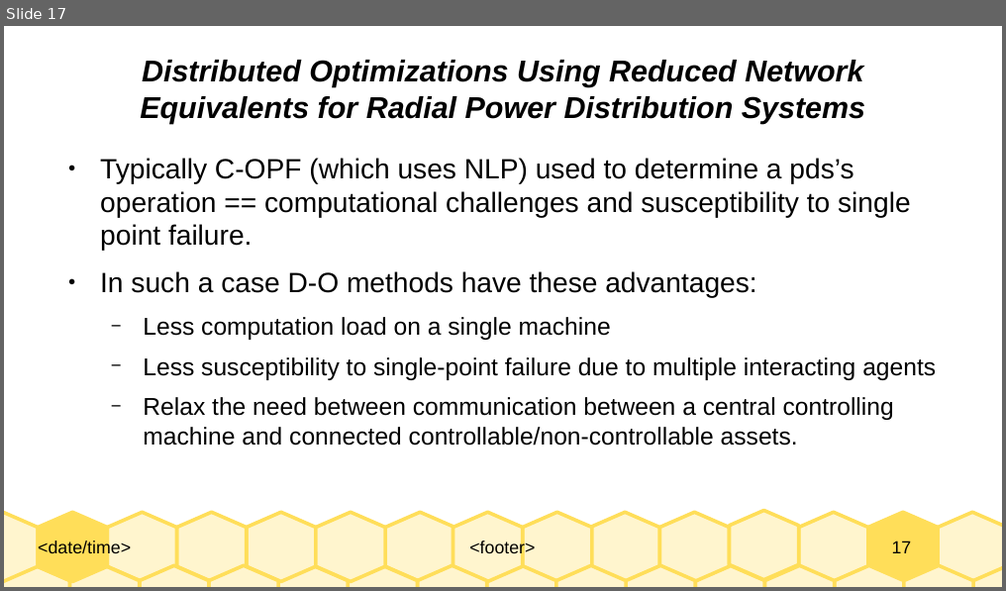
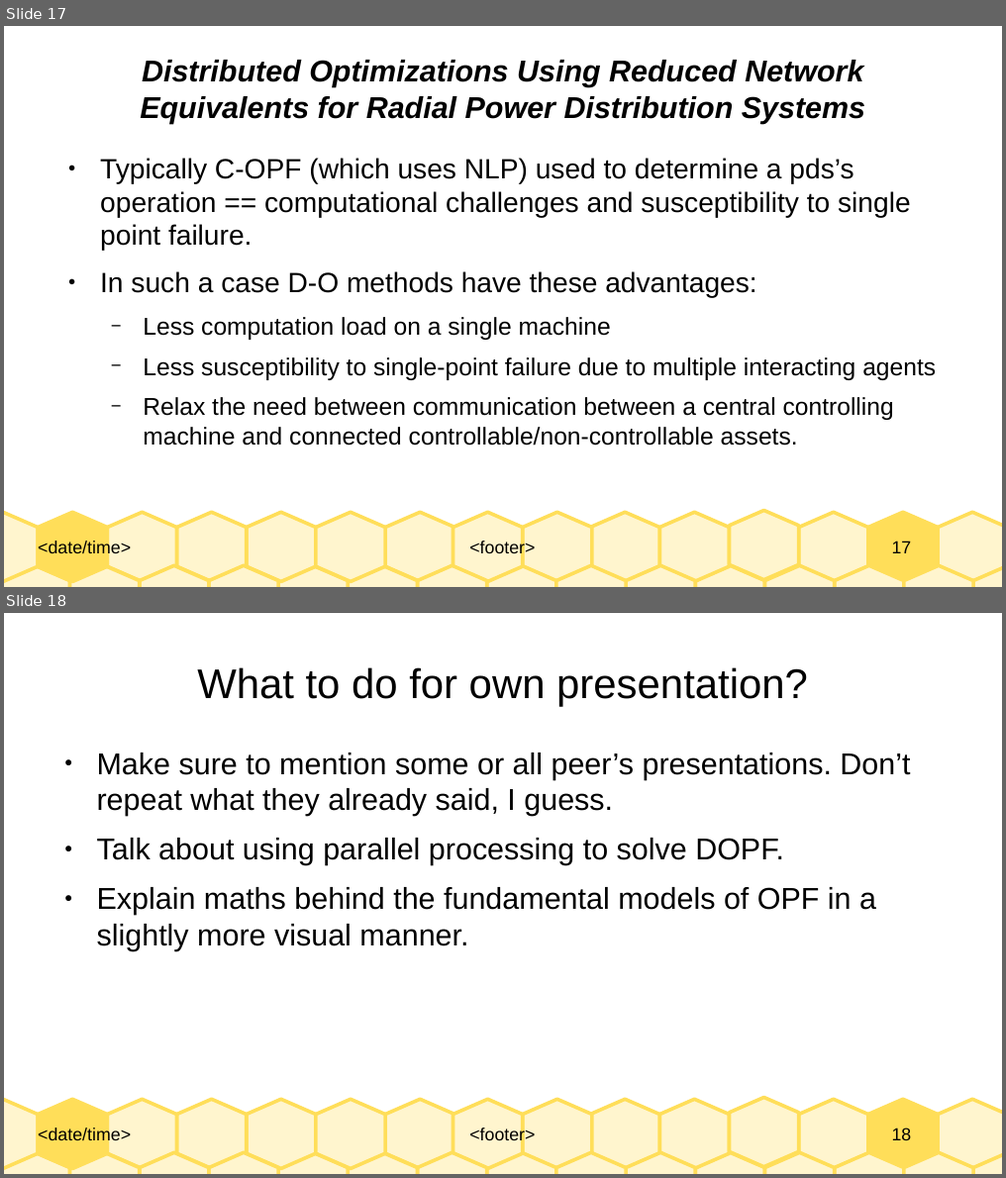
Before and after one commit to Realife-Brahmin/OriginalDocsHub, a slide deck: research_showcase/weeklyPresentation_aryan_ritwajeet_jha.odp. Shown one above the other, each under a label of ours: slide 17 before the commit, slides 17 and 18 after it. The pictures are 1006x591 and 1006x1178 pixels, drawn with LibreOffice and Linux fonts; fonts in the diff are those of the drawing. Boxes give left, top, right and bottom in pixels: in the first picture for what was removed or moved away, otherwise in the second. Text is boxed around its words. In the diff, an @@ line names an element or a change of style, - is before the commit and + after.

```diff
--- a/research_showcase/weeklyPresentation_aryan_ritwajeet_jha.odp
+++ b/research_showcase/weeklyPresentation_aryan_ritwajeet_jha.odp
@@ slide 18 added at (4,613,1002,1174), background #FFFFFF; not listed: 33 template elements that a slide beside it also shows @@
@@ title added at (197,667,808,707), 33 pt, text #000000 @@
+What to do for own presentation?
@@ text added at (97,753,910,952), 24 pt, text #000000 @@
+● Make sure to mention some or all peer’s presentations. Don’t repeat what they already said, I guess.
+● Talk about using parallel processing to solve DOPF.
+● Explain maths behind the fundamental models of OPF in a slightly more visual manner.
```
Also in this commit, not shown: 1 slide changed, 9 other files.
